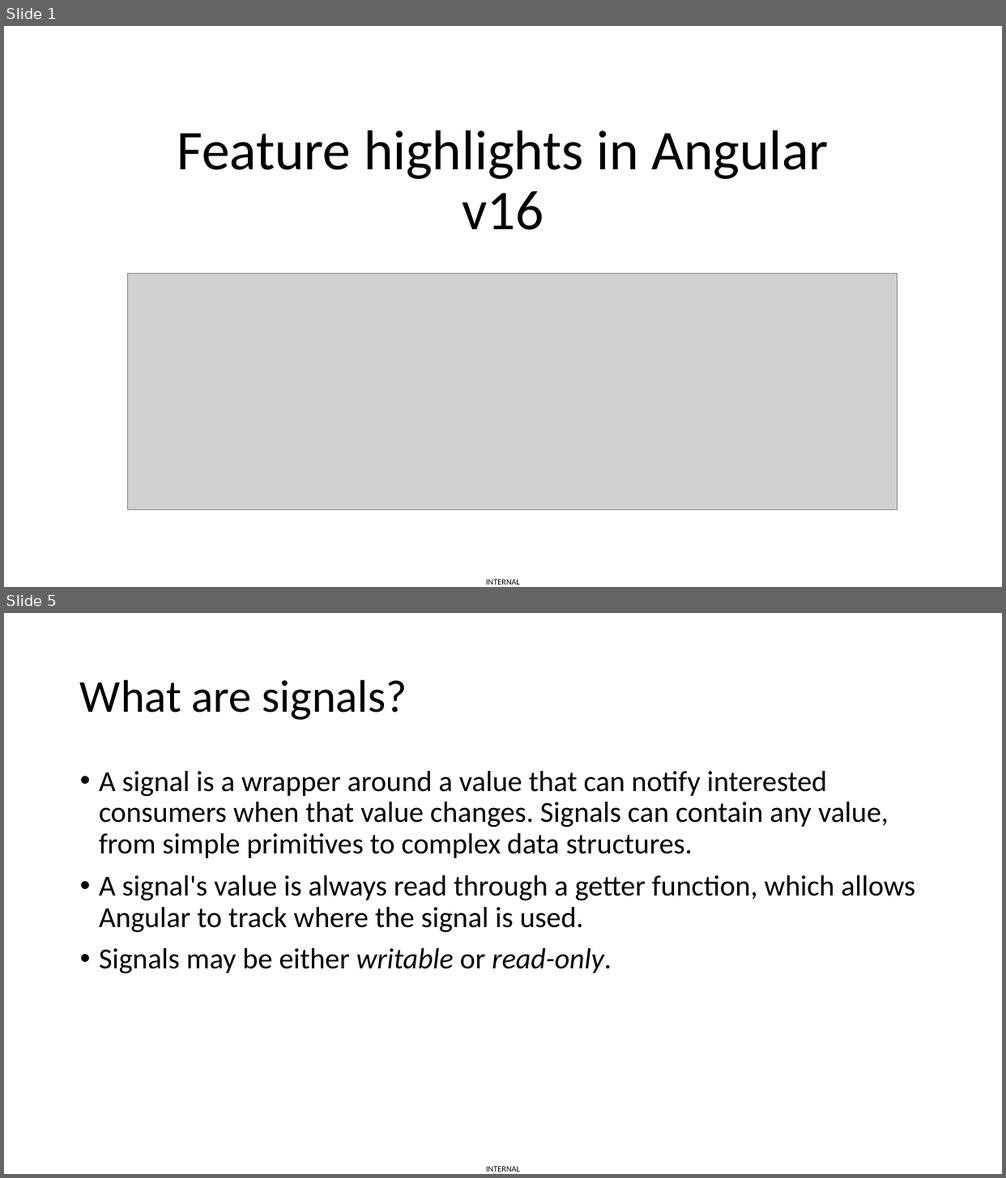
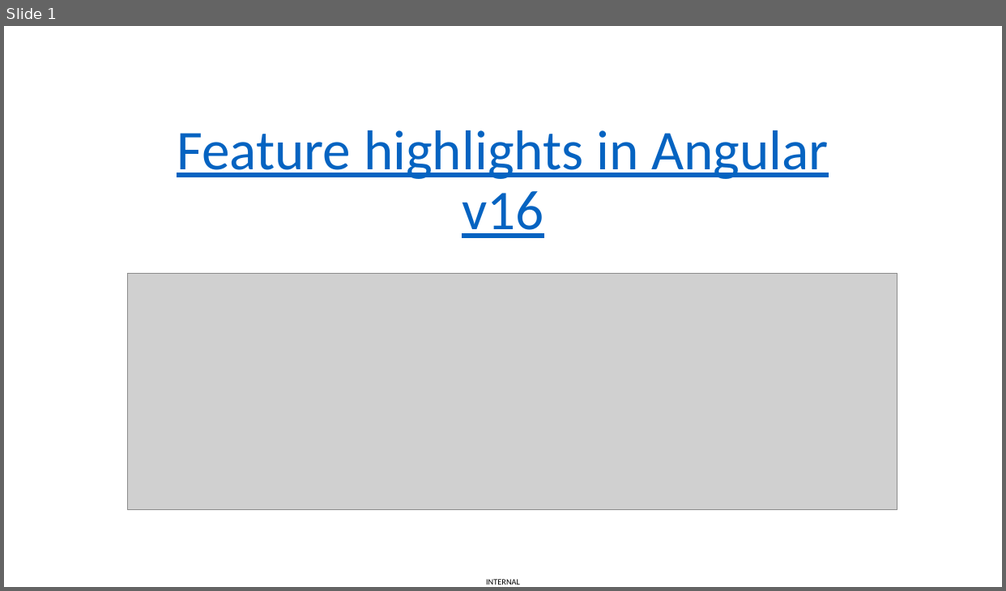
Before and after one commit to vuthaphai/ng-v16-new-features, a slide deck: Angular v16.pptx. Shown one above the other, each under a label of ours: slides 1 and 5 before the commit, slide 1 after it; the slides between them are not shown. The pictures are 1006x1178 and 1006x591 pixels, drawn with LibreOffice and Linux fonts; fonts in the diff are those of the drawing; grey boxes stand for pictures. Boxes give left, top, right and bottom in pixels: in the first picture for what was removed or moved away, otherwise in the second. Text is boxed around its words. In the diff, an @@ line names an element or a change of style, - is before the commit and + after.

```diff
--- a/Angular v16.pptx
+++ b/Angular v16.pptx
@@ slide 5 removed at (4,613,1002,1174), background #FFFFFF; not listed: 1 template element that a slide beside it also shows @@
@@ title removed at (80,679,407,720) @@
-What are signals?
@@ text removed at (99,771,915,973) @@
-• A signal is a wrapper around a value that can notify interested consumers when that value changes. Signals can contain any value, from simple primitives to complex data structures.
-• A signal's value is always read through a getter function, which allows Angular to track where the signal is used.
-• Signals may be either writable or read-only.
@@ slide 1 changed as well @@
@@ title "Feature highlights in Angular v16" at (177,130,829,238): text colour #000000 to #0563C1, underline on @@
```
Also in this commit, not shown: 1 other slide changed, 15 slides added, 3 other slides removed.
